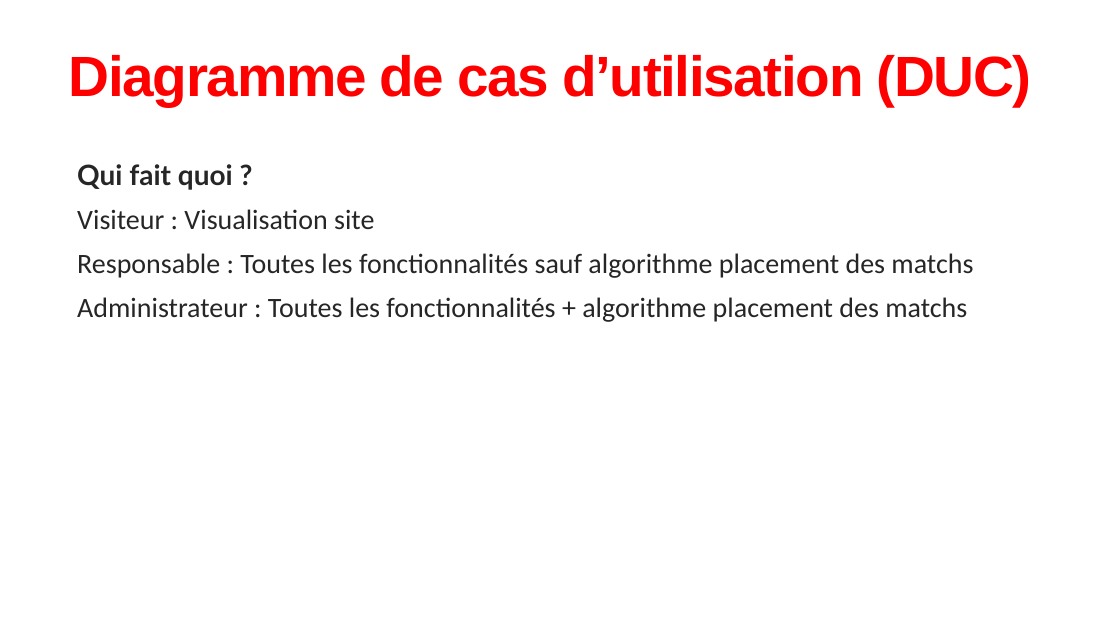
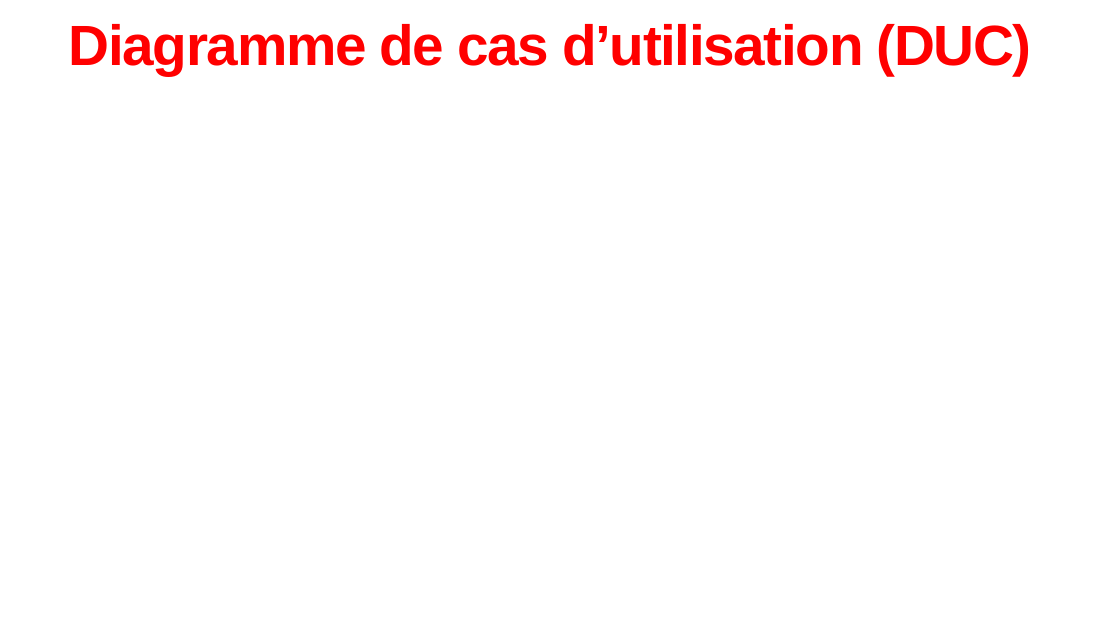
Before and after one commit to stevenfavre/Projet-sur-mandat---FC-Champel, a slide deck: slide 9 of Projet sur mandat - Analyase des besoins.pptx. Drawn at 1120x630 pixels with LibreOffice and Linux fonts; fonts in the diff are those of the drawing; background and template pictures are left out. Boxes give left, top, right and bottom in pixels: in the first picture for what was removed or moved away, otherwise in the second. Text is boxed around its words. In the diff, an @@ line names an element or a change of style, - is before the commit and + after.

```diff
--- a/Projet sur mandat - Analyase des besoins.pptx
+++ b/Projet sur mandat - Analyase des besoins.pptx
@@ title "Diagramme de cas d’utilisation (DUC)": place and size @@
-title "Diagramme de cas d’utilisation (DUC)" at <box>69,55,1032,106</box>
+title "Diagramme de cas d’utilisation (DUC)" at <box>69,24,1032,75</box>
@@ text removed at <box>77,164,973,322</box> @@
-  Qui fait quoi ?
-  Visiteur : Visualisation site
-  Responsable : Toutes les fonctionnalités sauf algorithme placement des matchs
-  Administrateur : Toutes les fonctionnalités + algorithme placement des matchs
```
Also in this commit, not shown: 9 other slides changed.
